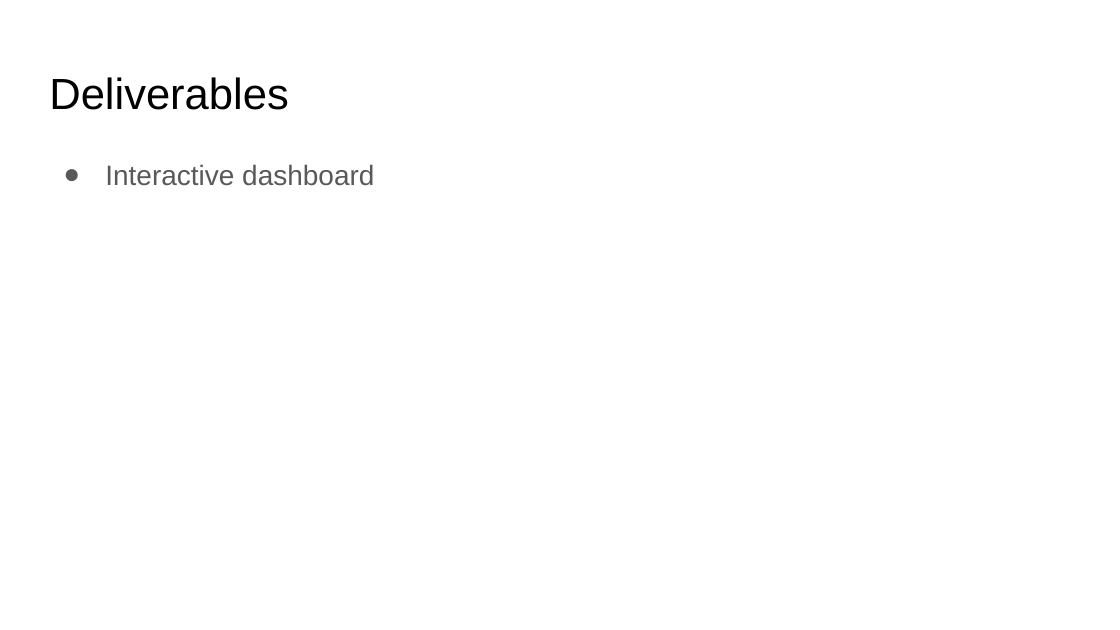
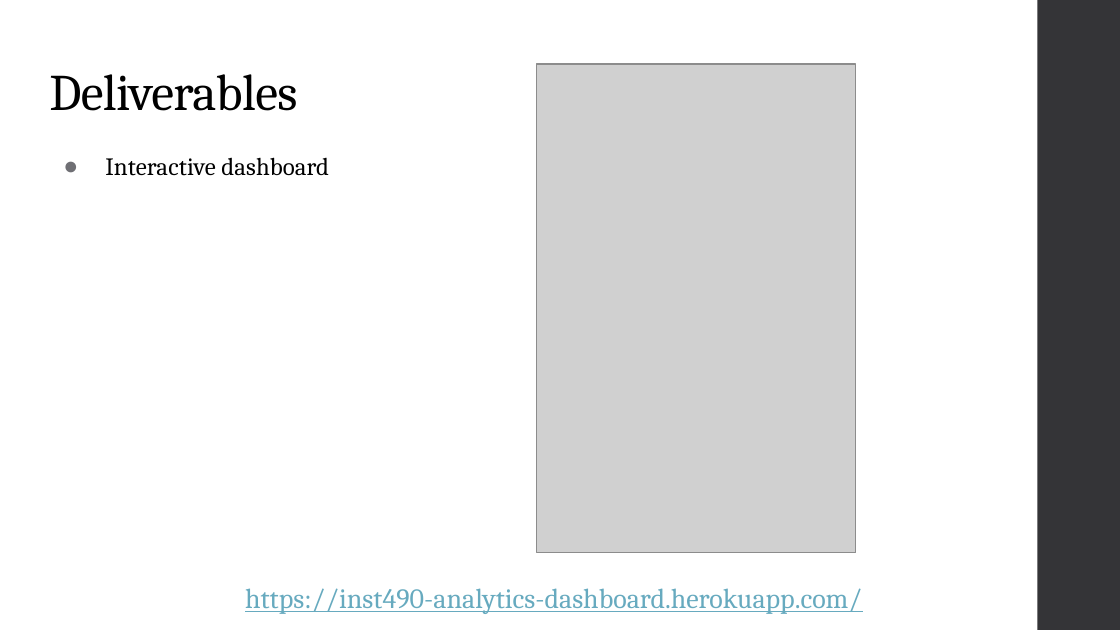
Before and after one commit to connormcdxc/Analytics-Dashboard, a slide deck: slide 7 of public/pdf/Capstone Presentation.pptx. Drawn at 1120x630 pixels with LibreOffice and Linux fonts; fonts in the diff are those of the drawing; grey boxes stand for pictures. Boxes give left, top, right and bottom in pixels: in the first picture for what was removed or moved away, otherwise in the second. Text is boxed around its words. In the diff, an @@ line names an element or a change of style, - is before the commit and + after.

```diff
--- a/public/pdf/Capstone Presentation.pptx
+++ b/public/pdf/Capstone Presentation.pptx
@@ rectangle added at bbox=[1037, 0, 1120, 629], fill #353537 @@
@@ title "Deliverables" at bbox=[49, 74, 297, 111]: size 28 to 33 pt, font Arial to Cambria, letter spacing 0 to -0.4 pt; line spacing 1 to 0.9 @@
@@ picture added at bbox=[536, 64, 856, 552] @@
@@ text "Interactive dashboard" at bbox=[105, 157, 329, 176]: size 18 to 16 pt, font Arial to Cambria, text colour #595959 to #000000, letter spacing 0 to 0.1 pt; line spacing 1.15 to 0.95; bullet colour #595959 to #6F6F74 @@
@@ text added at bbox=[245, 588, 862, 614], 18 pt, text #67AABF, underline @@
+https://inst490-analytics-dashboard.herokuapp.com/
```
Also in this commit, not shown: 6 other slides changed, 1 other file.
